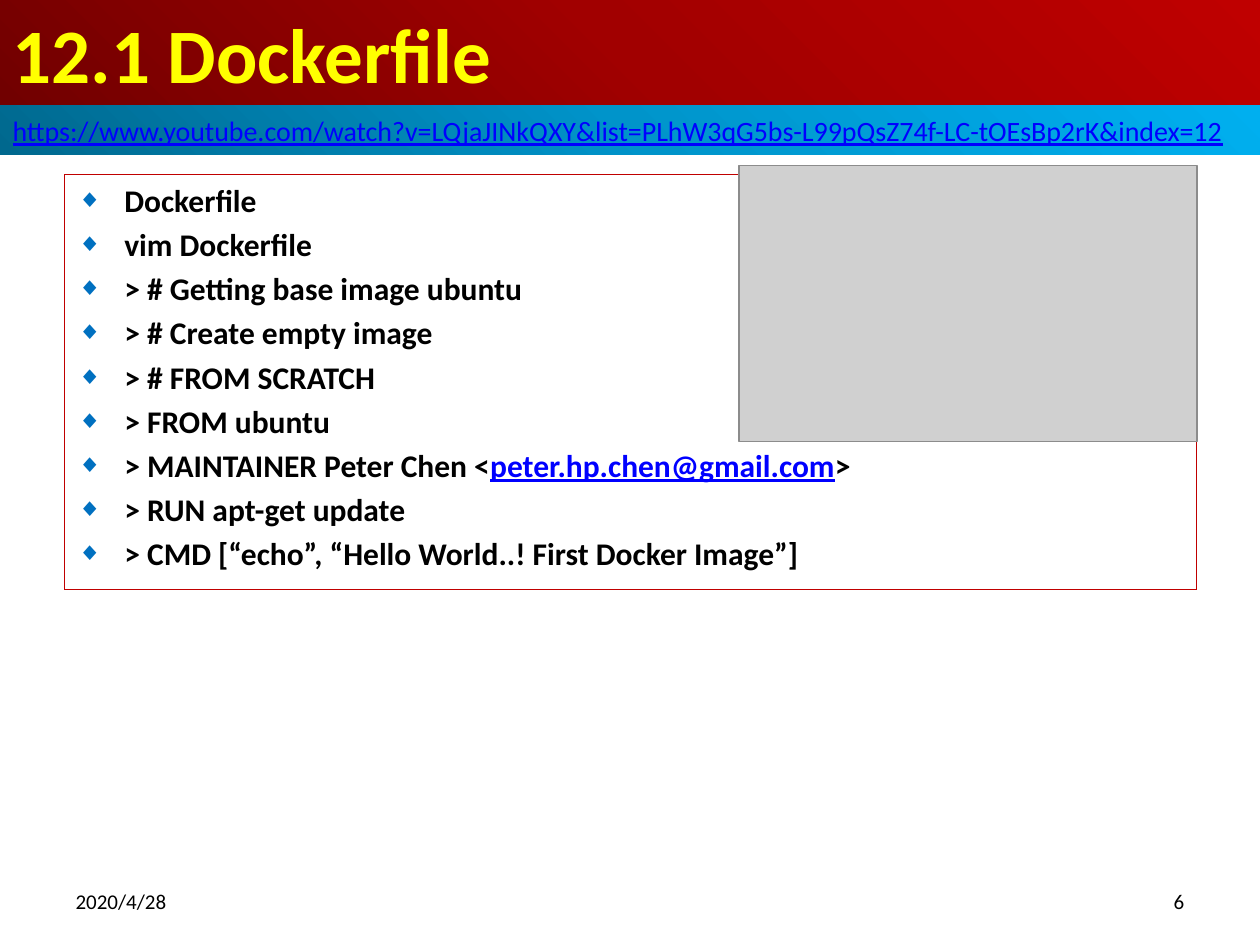
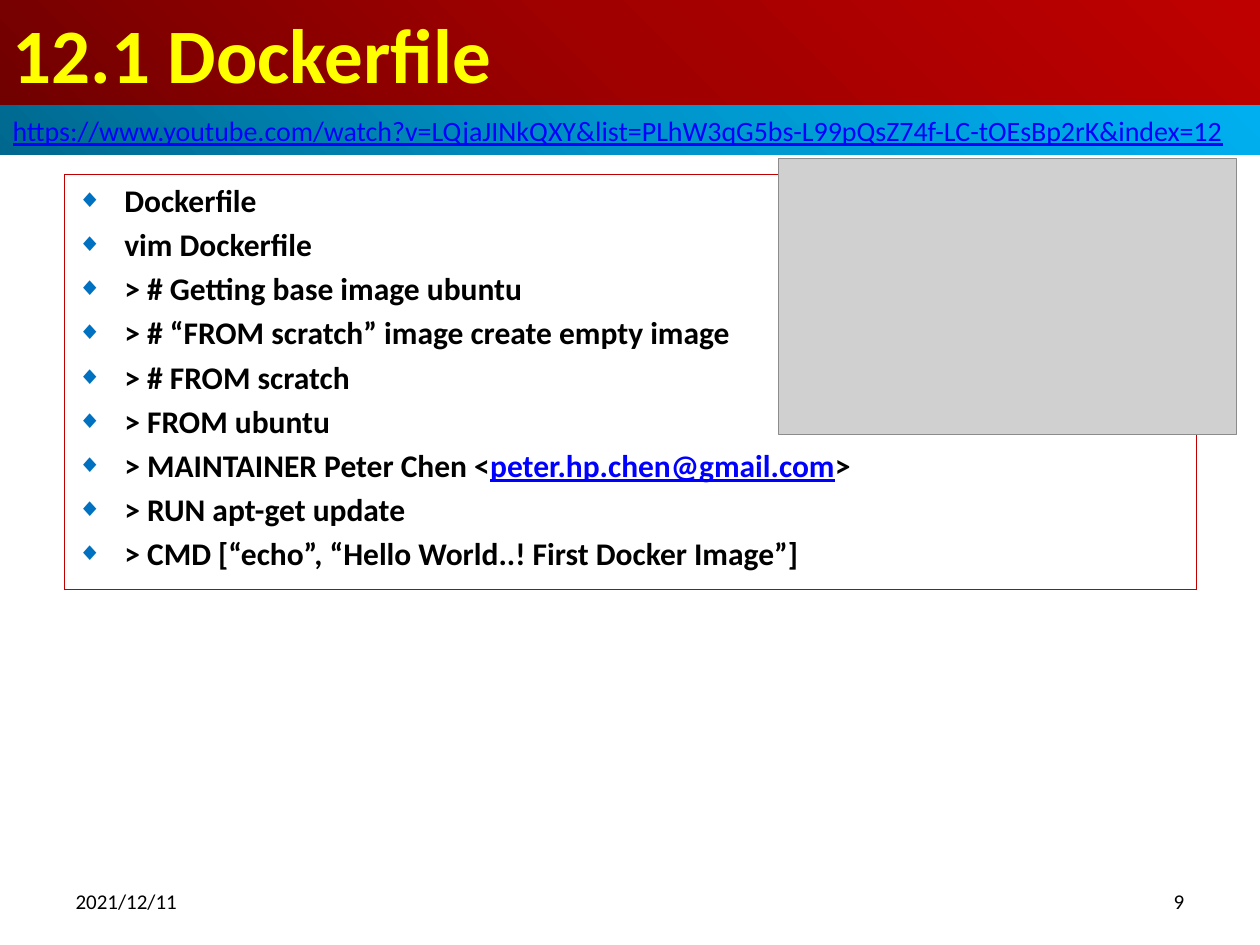
Before and after one commit to peterhchen/800-Docker, a slide deck: slide 9 of 12_Dockerfile.pptx (slide 6 before the commit). Drawn at 1260x945 pixels with LibreOffice and Linux fonts; fonts in the diff are those of the drawing; grey boxes stand for pictures. Boxes give left, top, right and bottom in pixels: in the first picture for what was removed or moved away, otherwise in the second. Text is boxed around its words. In the diff, an @@ line names an element or a change of style, - is before the commit and + after.

```diff
--- a/12_Dockerfile.pptx
+++ b/12_Dockerfile.pptx
@@ picture: place and size @@
-picture at [740, 165, 1197, 441]
+picture at [779, 159, 1236, 435]
@@ subtitle at [170, 321, 729, 390]: text changed @@
-◆ > # Create empty image
-◆ > # FROM SCRATCH
+◆ > # “FROM scratch” image create empty image
+◆ > # FROM scratch
@@ text at [76, 894, 177, 910]: text changed @@
-2020/4/28
+2021/12/11
@@ page number at [1174, 895, 1185, 909]: text changed @@
-6
+9
```
Also in this commit, not shown: 11 other slides changed, 3 slides added.
